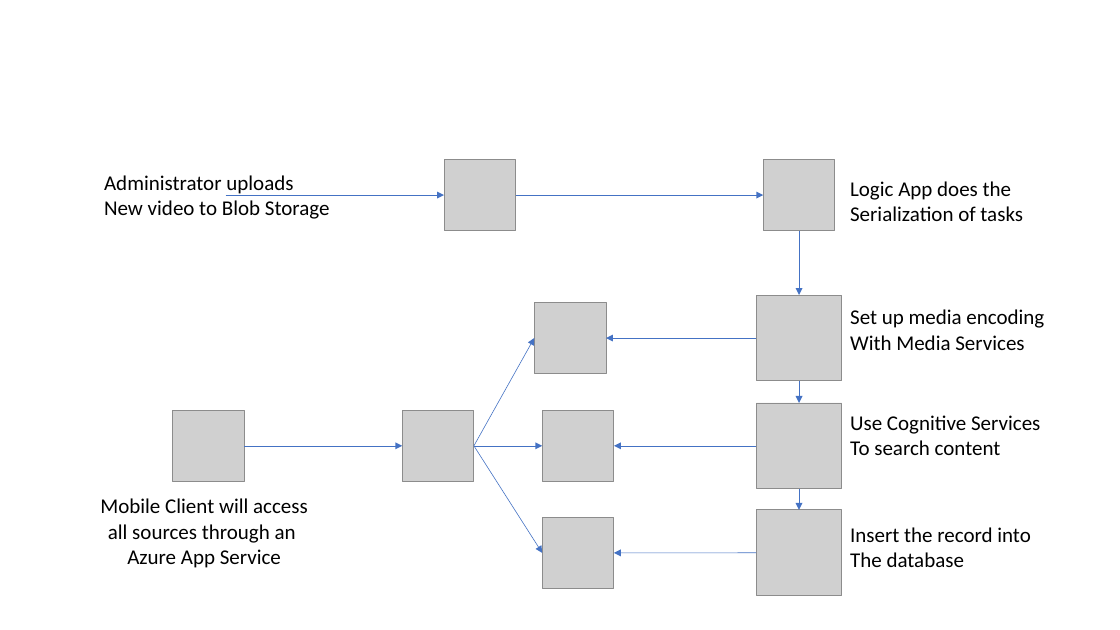
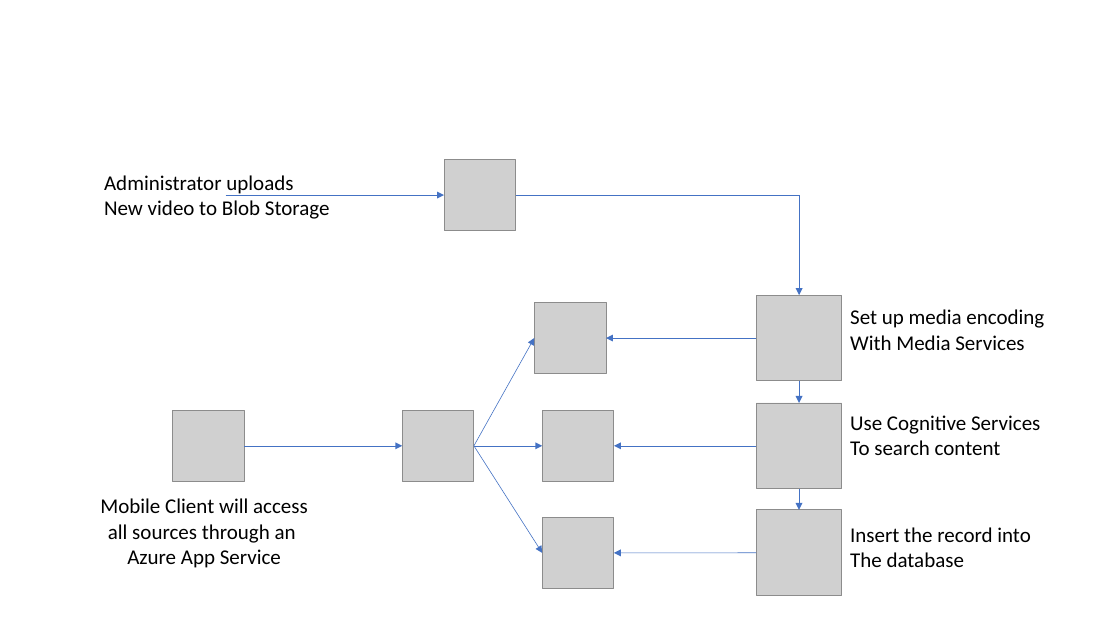
Before and after one commit to adrianhall/develop-mobile-apps-with-csharp-and-azure, a slide deck: slide 1 of docs/chapter7/img/media-plan.pptx. Drawn at 1120x630 pixels with LibreOffice and Linux fonts; fonts in the diff are those of the drawing; grey boxes stand for pictures. Boxes give left, top, right and bottom in pixels: in the first picture for what was removed or moved away, otherwise in the second. Text is boxed around its words. In the diff, an @@ line names an element or a change of style, - is before the commit and + after.

```diff
--- a/docs/chapter7/img/media-plan.pptx
+++ b/docs/chapter7/img/media-plan.pptx
@@ picture removed at (764, 160, 835, 231) @@
@@ arrow removed from (516, 195) to (764, 195) @@
@@ elbow arrow added from (516, 195) to (799, 295), #4472C4 0.5 pt @@
@@ text removed at (850, 181, 1023, 221) @@
-Logic App does the
-Serialization of tasks
@@ arrow removed from (799, 231) to (799, 295) @@
```
Also in this commit, not shown: 2 other files.
